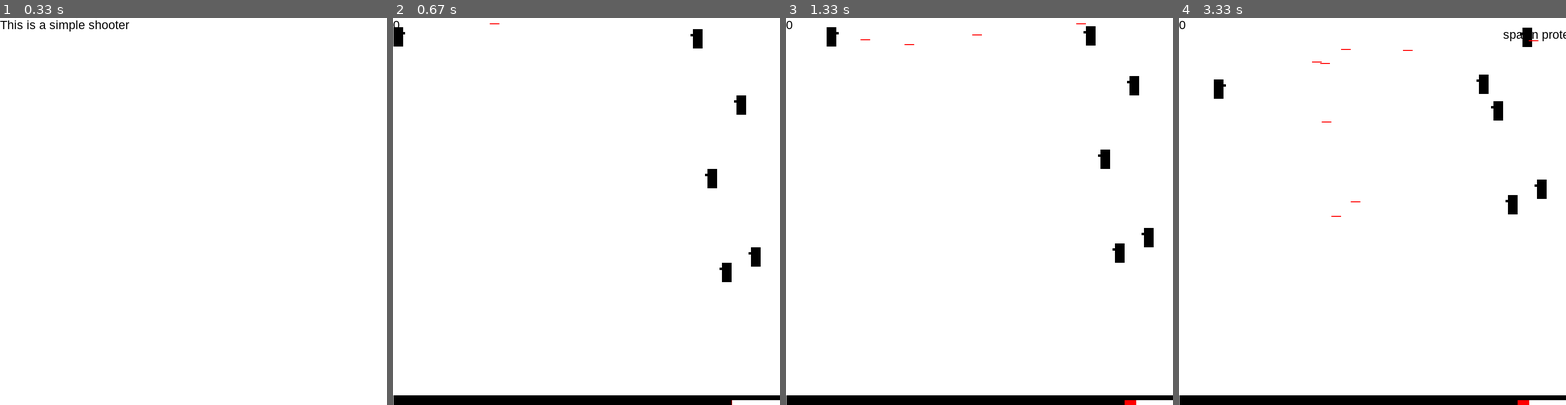
Above: before the commit, frames 1-4 (left to right).
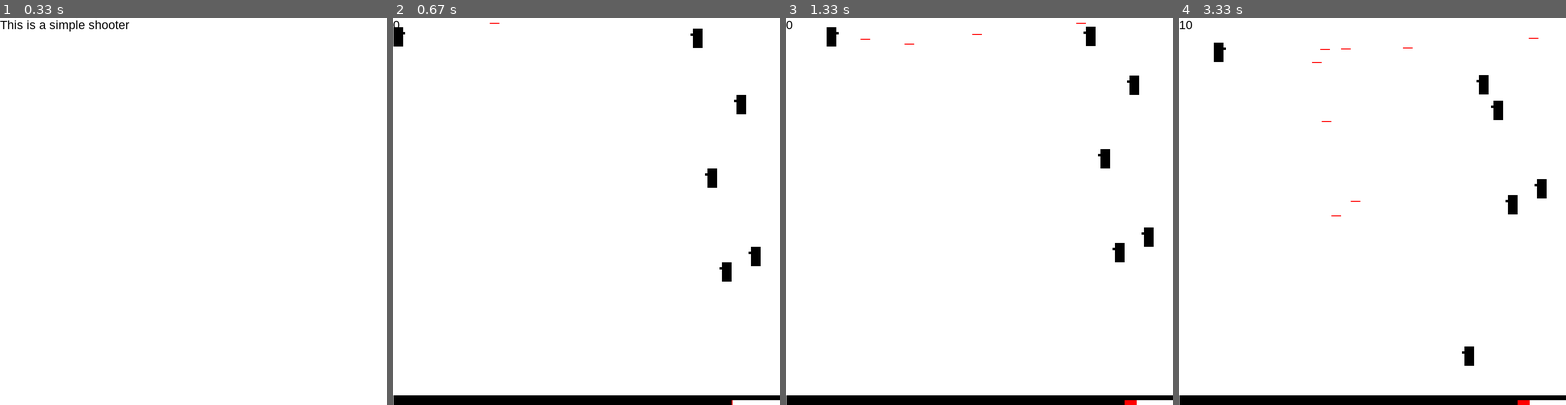
Above: after the commit, the same moments.

Repository: zwang20/SimpleShooter
Game: pygame game, started from project_ss.py
The game is run twice, just before and just after one commit, with the same random seed, the same clock (stepped at 60 frames per second) and the same inputs.
Inputs:
- Up to frame 1 (0.33 s): no input
- Up to frame 2 (0.67 s): tap Space at 0.33 s
- Up to frame 3 (1.33 s): hold D 0.67-1.13 s; tap Space at 0.73, 1.03, 1.23 s; hold W from 1.17 s (still down)
- Up to frame 4 (3.33 s): release W at 1.47 s; hold D 1.5-1.97 s; tap Space at 1.57, 1.87, 2.07, 2.37, 2.63 s; hold A 2-2.53 s; hold S 2.57-2.87 s; tap P at 2.9 s; tap X at 3.23 s

Frame 1 is identical in both runs. In frame 2, less than 0.1% of the frame differs, in the area x 25-95%, y 1-100%; in frame 3, less than 0.1%; in frame 4, 0.8%, in the area x 0-100%, y 0-100%.

Commit message:
Player class completed

Diff:
--- a/project_ss.py
+++ b/project_ss.py
@@ -141,8 +141,37 @@
 
 
 class Player:
+    score = 0
+
     def __init__(self):
-        pass
+        self.x = 0
+        self.y = 0
+        self.cooldown = 0
+
+    def move(self, move_x, move_y):
+        self.x += move_x
+        self.y += move_y
+
+    def fire(self):
+        if self.cooldown % 5 == 0:
+            if self.cooldown < 90:
+                Bullet(self.x + 20, self.y + 10, False)
+                self.cooldown += 20
+
+    def get_hit(self): # checks if an enemy gets hit and respond accordingly
+        for bullet in Bullet.bad:
+            if self.x <= bullet.x <= self.x + 20 and self.y <= bullet.y <= self.y + 40:
+                bullet.despawn()
+                Player.score -= 5
+
+    def display(self):
+        if self.cooldown > 0:
+            self.cooldown -= 1
+        if self.y < 560:
+            self.y += 1
+        sge_rect(game_display, self.x, self.y, 20, 40)
+        sge_rect(game_display, self.x + 20, self.y + 10, 5, 5)
+
 
 class Enemy:
     offset = 10
@@ -193,11 +222,13 @@
     def get_hit(self): # checks if an enemy gets hit and respond accordingly
         for bullet in Bullet.good:
             if self.x <= bullet.x <= self.x + Enemy.width and self.y <= bullet.y <= self.y + Enemy.height:
-                    if time.time() - self.spawn_protect > 3:
+                    if time.time() - self.spawn_protect > 1:
                         self.despawn()
                         bullet.despawn()
+                        Player.score += 10
                     else:
                         sge_print(game_display, "spawn protection", self.x - Enemy.height, self.y)
+                        bullet.despawn()
 
     def despawn(self):
             Enemy.family.remove(self)
@@ -227,11 +258,6 @@
 
 def ss_bullet(x, y, colour=blue):
     sge_rect(game_display, x, y, 10, 2, colour)
-
-
-def ss_player(x, y):
-    sge_rect(game_display, x, y, 20, 40)
-    sge_rect(game_display, x+20, y+10, 5, 5)
 
 
 def ss_pause():
@@ -259,17 +285,14 @@
 
         ss_init()
         ss_run = True
-        ss_pos = [0, 0]
-        ss_cooldown = 0
-        ss_score = 0
+
+        player = Player()
 
         while ss_run:
             sge_clear(game_display)
             clock.tick(60)
 
             sge_rect(game_display, 0, display_height - ground_height, display_width, ground_height, black)  # Ground
-
-            ss_fire = False
 
             for event in pygame.event.get():  # Input
                 if event.type == pygame.QUIT:
@@ -283,38 +306,23 @@
                 pygame.quit()
                 quit()
             if keys[pygame.K_w]:  # Up
-                if ss_pos[1] > 0:
-                    ss_pos[1] -= 4
+                player.move(0, -4)
             if keys[pygame.K_d]:  # Right
-                if ss_pos[0] < 300:
-                    ss_pos[0] += 3
+                player.move(3, 0)
             if keys[pygame.K_a]:  # Left
-                if ss_pos[0] > 0:
-                    ss_pos[0] -= 3
+                player.move(-3, 0)
             if keys[pygame.K_s]:  # Down
-                if ss_pos[1] < 560:
-                    ss_pos[1] += 2
+                player.move(0, -2)
             if keys[pygame.K_SPACE]:  # Fire
-                ss_fire = True
+                player.fire()
             if keys[pygame.K_p]:  # Pause
                 ss_pause()
 
-            # Gravity
-            if ss_pos[1] < 560:
-                ss_pos[1] += 1
-
-            # Fire
-            if ss_cooldown%5 == 0:
-                if ss_fire == True:
-                    if ss_cooldown < 90:
-                        Bullet(ss_pos[0]+20, ss_pos[1]+10, False)
-                        ss_cooldown += 20
-            if ss_cooldown > 0:
-                ss_cooldown -= 1
+            Enemy.smart_spawn()
 
             # DISPLAY
             sge_rect(game_display, 700, 790, 100, 10, white)
-            sge_rect(game_display, 700, 790, ss_cooldown, 10, red)
+            sge_rect(game_display, 700, 790, player.cooldown, 10, red)
 
             for enemy in Enemy.family:
                 enemy.move()
@@ -326,10 +334,10 @@
                 bullet.display()
                 bullet.move()
 
-            Enemy.smart_spawn()
-
-            sge_print(game_display, ss_score)
-            ss_player(ss_pos[0], ss_pos[1])
+            sge_print(game_display, Player.score)
+            player.get_hit()
+            player.display()
+
             pygame.display.update()
 
 
